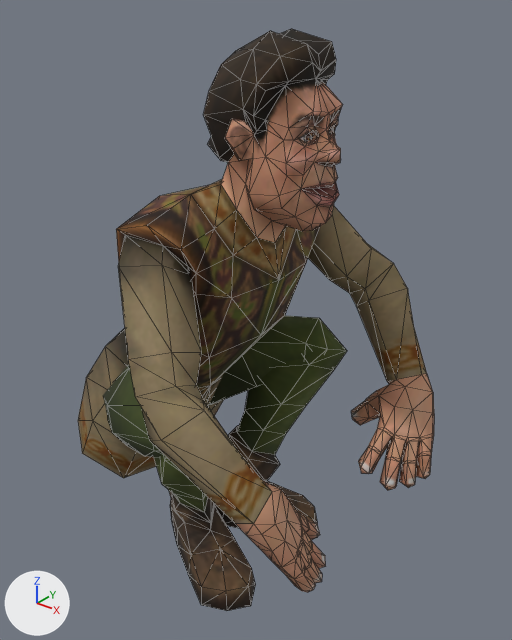
The OBJ model GmodClone/res/Models/Human/ShrekSquat.obj as it was, and as the next commit left it.
The view is the same before and after, from a 50 mm lens placed at (0.868, -0.989, 1.2), pointed at (0.053, 0.029, 0.569). Arrows for +X, +Y and +Z are at lower left; the lights stay in place. Mesh edges are drawn as thin lines. Where no turn or scale is listed for an object, it has been applied to the vertices.

Names of what the first picture shows: 'ShrekSquat'.
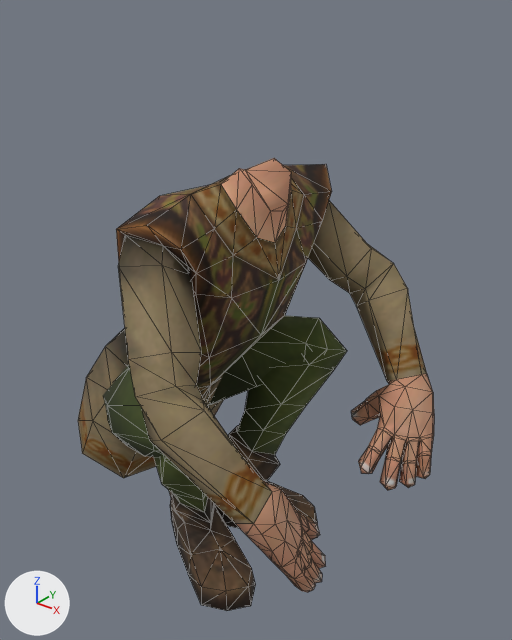
The change, as a diff of the scene's bpy script:
```diff
--- a/GmodClone/res/Models/Human/ShrekSquat.obj.py
+++ b/GmodClone/res/Models/Human/ShrekSquat.obj.py
@@ me_shreksquat @@
 # used by ob_shreksquat; location = (0.0, 0.0, 0.0)
-me_shreksquat.from_pydata(...)  # 734 vertices, 1438 faces; spans x -0.315..0.402, y -0.345..0.366, z -0.018..1.122
+me_shreksquat.from_pydata(...)  # 535 vertices, 1062 faces; spans x -0.315..0.402, y -0.345..0.366, z -0.018..0.899
+# me_shreksquat part 1: the loose piece of 11 vertices spanning x 0.198..0.218, y -0.051..-0.017, z 0.954..0.984 is deleted
+# me_shreksquat part 2
+# 185 vertices are removed from x -0.008..0.252, y -0.108..0.108, z 0.799..1.122
+# 376 faces are deleted
+# 8 vertices are added at x 0.051..0.139, y -0.056..0.056, z 0.822..0.899
+# 22 new faces join them
 me_shreksquat.materials.append(mat_handsome_tx_handsome_tx_png)
```

Changed parts and their boxes [x1, y1, x2, y2] in the pictures (512 x 640 px):
'ShrekSquat', reshaped (22% shorter)
    before: [78, 29, 434, 611]
    after: [78, 158, 434, 611]
part 1 of me_shreksquat, deleted
    before: [300, 132, 314, 142]
part 2 of me_shreksquat, cut back
    before: [203, 29, 342, 242]
    after: [221, 158, 291, 242]
